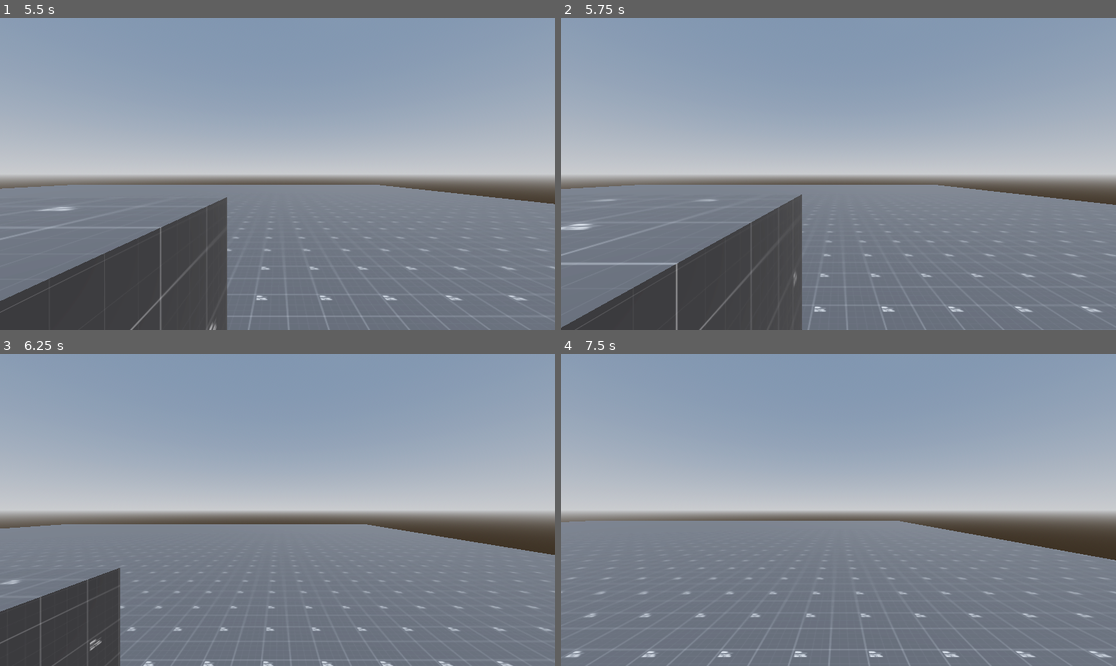
Above: before the commit, frames 1-4 (two rows, left to right).
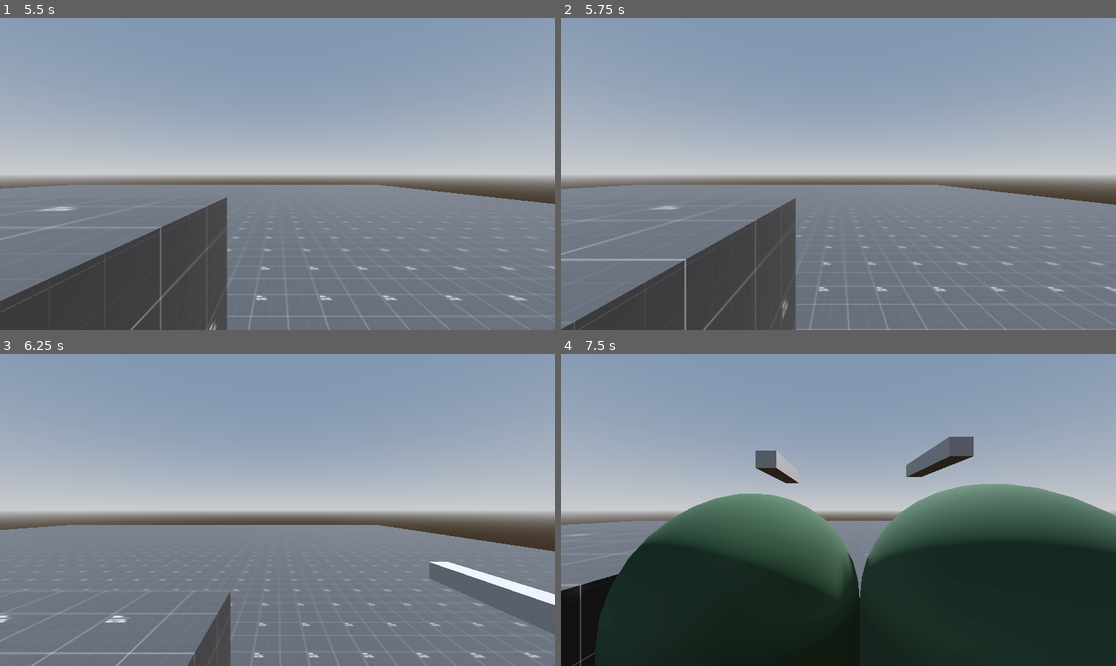
Above: after the commit, the same moments.

Repository: Dr-Sirius/Echo-gmtkJam25
Game: Godot game, scene res://test.tscn
Two runs of this game, one before a commit and one after it. Both use one fixed random seed, a clock stepped at 60 frames per second and the inputs below. The project has no main scene, so this scene is started directly.
Inputs (mouse positions are in pixels of both pictures, inside the frame that each line leads up to):
- Up to frame 1 (5.5 s): tap Enter at 0.5 s; move the mouse to (399, 158) at 0.52 s; hold D (move_right) 0.53-1.28 s; tap R (record) at 0.6, 1.55, 2.85, 4.35 s; tap Space (jump) at 0.77, 1.52, 3.02, 3.77, 4.52 s; tap Q (test_plat, bound only after the commit) at 0.8, 1.35, 2.3, 3.6, 5.1 s; move the mouse to (166, 189) at 1.27 s; hold S (move_back) 1.28-2.03 s; move the mouse to (333, 105) at 2.02 s; hold D (move_right) 2.03-2.78 s; hold Shift (move_sprint) 2.03-2.78 s; move the mouse to (249, 236) at 2.77 s; hold W (move_forward) 2.78-3.53 s; move the mouse to (444, 220) at 3.52 s; hold A (move_left) 3.53-5.03 s; move the mouse to (111, 127) at 4.27 s; move the mouse to (305, 174) at 5.02 s; hold S (move_back) from 5.03 s (still down)
- Up to frame 2 (5.75 s): keep holding S (move_back)
- Up to frame 3 (6.25 s): move the mouse to (194, 432) at 5.77 s; release S (move_back) at 5.78 s; hold D (move_right) from 5.78 s (still down); tap Shift (move_sprint) at 5.85 s; tap Space (jump) at 6.02 s; tap R (record) at 6.05 s
- Up to frame 4 (7.5 s): move the mouse to (960, 494) at 6.52 s; release D (move_right) at 6.53 s; hold W (move_forward) 6.53-7.28 s; tap R (record) at 6.6 s; tap Space (jump) at 6.77 s; tap Q (test_plat, bound only after the commit) at 6.8, 7.35 s; move the mouse to (727, 525) at 7.27 s; hold D (move_right) from 7.28 s (still down)

Frame 1 is identical in both runs. In frame 2, 2.2% of the frame differs, in the area x 0-100%, y 53-100%; in frame 3, 9.8%; in frame 4, 49%, in the area x 0-100%, y 26-100%.
Error before the commit: Invalid access to property or key 'current_scene' on a base object of type 'null instance'. (res://PlayerEchoManager.gd:47)

Commit message:
Fixed echo - abstracted out PlayerEchoManager to echo.gd & EchoData class

Diff:
--- /dev/null
+++ b/EchoData.gd
@@ -0,0 +1,6 @@
+class_name EchoData extends Resource
+
+@export var pos : Array[Vector3]
+@export var rot : Array[Vector3]
+@export var velocity : Array[Vector3]
+@export var iteration: int = 0
--- a/PlayerEchoManager.gd
+++ b/PlayerEchoManager.gd
@@ -6,56 +6,34 @@
 var isRecording: bool = false
 
 
-var echoes: Array[EchoRecording]
-
-var current_echo: EchoRecording
-
+var current_echo: EchoData
 
 func _physics_process(delta: float) -> void:
-	record()
-
-func record():
 
 	if !isRecording:
 		if Input.is_action_just_pressed("record"):
-			print("record")
-			isRecording = !isRecording
-			var new_echo = Echo_file.instantiate()
-			var new_echo_rec: EchoRecording = EchoRecording.new(player.global_position,new_echo)
-			current_echo = new_echo_rec
+			print("start record")
+			var new_echo_data = EchoData.new()
+			new_echo_data.pos.append(player.global_position)
+			new_echo_data.rot.append(player.global_rotation)
+			new_echo_data.velocity.append(player.velocity)
+			current_echo = new_echo_data
 
-			echoes.append(new_echo_rec)
+			isRecording = true
+
+
 	else:
-		print(current_echo.positions)
 		if Input.is_action_just_pressed("record"):
 			print("stop record")
-			isRecording = !isRecording
-			add_child(current_echo.echo)
-			current_echo.LoopPos()
+			isRecording = false
+			var new_echo = Echo_file.instantiate()
+
+			new_echo.echo_data = current_echo
+			add_child(new_echo)
+			new_echo.global_position = current_echo.pos[0]
+			current_echo = null
 		else:
-			current_echo.AddPos(player.global_position)
 
-class EchoRecording extends Node:
-	var positions: Array[Vector3]
-	var echo: Echo
-	var timer: Timer
-
-	func _init(pos: Vector3,echo: Echo) -> void:
-		self.positions = [pos]
-		self.echo = echo
-		self.timer = Timer.new()
-		get_tree().current_scene.add_child(timer)
-
-
-
-	func AddPos(pos: Vector3) -> void:
-		self.positions.append(pos)
-
-	func SetPos(pos: Vector3) -> void:
-		self.echo.global_position = pos
-
-	func LoopPos() -> void:
-		for p in positions:
-			self.SetPos(p)
-			self.timer.start(1)
-			await self.timer.timeout
+			current_echo.pos.append(player.global_position)
+			current_echo.rot.append(player.global_rotation)
+			current_echo.velocity.append(player.velocity)
--- a/echo.gd
+++ b/echo.gd
@@ -1 +1,29 @@
 class_name Echo extends CharacterBody3D
+
+@export var echo_data: EchoData
+
+@export var isReplaying: bool = false
+
+func _ready() -> void:
+	if echo_data != null:
+		isReplaying = true
+
+func _physics_process(delta: float) -> void:
+	if isReplaying:
+		replay_echo()
+	move_and_slide()
+
+func replay_echo():
+	print(echo_data.iteration)
+
+
+	if echo_data.iteration == len(echo_data.pos):
+		echo_data.iteration = 0
+		isReplaying = false
+		velocity = Vector3.ZERO
+		return
+	#global_position = echo_data.pos[echo_data.iteration]
+	global_rotation = echo_data.rot[echo_data.iteration]
+	velocity = echo_data.velocity[echo_data.iteration]
+	echo_data.iteration += 1
+	return
--- a/echo.tscn
+++ b/echo.tscn
@@ -10,6 +10,8 @@
 
 [sub_resource type="CapsuleShape3D" id="CapsuleShape3D_yymxn"]
 
+[sub_resource type="BoxMesh" id="BoxMesh_3llff"]
+
 [node name="Echo" type="CharacterBody3D"]
 script = ExtResource("1_yymxn")
 
@@ -18,3 +20,7 @@
 
 [node name="CollisionShape3D" type="CollisionShape3D" parent="."]
 shape = SubResource("CapsuleShape3D_yymxn")
+
+[node name="MeshInstance3D2" type="MeshInstance3D" parent="."]
+transform = Transform3D(-2.73196e-08, 0, 0.115, 0, 0.095, 0, -0.625, 0, -5.02681e-09, 0, 1.2, -0.45)
+mesh = SubResource("BoxMesh_3llff")
--- a/project.godot
+++ b/project.godot
@@ -59,3 +59,8 @@
 "events": [Object(InputEventKey,"resource_local_to_scene":false,"resource_name":"","device":-1,"window_id":0,"alt_press …(192 unchanged characters)…
 ]
 }
+test_plat={
+"deadzone": 0.2,
+"events": [Object(InputEventKey,"resource_local_to_scene":false,"resource_name":"","device":-1,"window_id":0,"alt_pressed":false,"shift_pressed":false,"ctrl_pressed":false,"meta_pressed":false,"pressed":false,"keycode":0,"physical_keycode":81,"key_label":0,"unicode":113,"location":0,"echo":false,"script":null)
+]
+}
--- a/test.tscn
+++ b/test.tscn
@@ -1,9 +1,10 @@
-[gd_scene load_steps=12 format=3 uid="uid://bl8g76fg8yr3q"]
+[gd_scene load_steps=13 format=3 uid="uid://bl8g76fg8yr3q"]
 
 [ext_resource type="Script" uid="uid://8ysjdhpswr3w" path="res://PlayerEchoManager.gd" id="1_ehkex"]
 [ext_resource type="Material" uid="uid://c4urka6ybrmhm" path="res://addons/kenney_prototype_tools/materials/dark/material_13.tres" id="4_00tp4"]
 [ext_resource type="Material" uid="uid://cg0b401okvr4w" path="res://addons/kenney_prototype_tools/materials/light/material_08.tres" id="5_77dp3"]
 [ext_resource type="Material" uid="uid://d0gmvf62uyhd0" path="res://addons/kenney_prototype_tools/materials/red/material_01.tres" id="6_5tkv4"]
+[ext_resource type="Script" uid="uid://ds1xkmbtgrjrq" path="res://test_plat.gd" id="6_xersf"]
 [ext_resource type="Material" uid="uid://ddal25jay8fq1" path="res://addons/kenney_prototype_tools/materials/purple/material_01.tres" id="7_0m0f1"]
 [ext_resource type="PackedScene" uid="uid://c6y8kgf8xcp2" path="res://scenes/player.tscn" id="7_vbegm"]
 [ext_resource type="Material" uid="uid://d0hicg0fjb7jg" path="res://addons/kenney_prototype_tools/materials/green/material_08.tres" id="8_b0q6j"]
@@ -70,10 +71,11 @@
 size = Vector3(10.4, 1.99182, 3.51826)
 
 [node name="CSGBox3D6" type="CSGBox3D" parent="Geometry"]
-transform = Transform3D(1, 0, 0, 0, 1, 0, 0, 0, 1, 0.6, 2.2, 11.2)
+transform = Transform3D(1, 0, 0, 0, 1, 0, 0, 0, 1, 0.6, -7.8, 11.2)
 material_override = ExtResource("7_0m0f1")
 use_collision = true
 size = Vector3(4.4, 4.8, 2.8)
+script = ExtResource("6_xersf")
 
 [node name="CSGBox3D7" type="CSGBox3D" parent="Geometry"]
 transform = Transform3D(1, 0, 0, 0, 1, 0, 0, 0, 1, -8.8, 0.9, 11.2)
--- /dev/null
+++ b/test_plat.gd
@@ -0,0 +1,6 @@
+extends CSGBox3D
+
+
+func _physics_process(delta: float) -> void:
+	if Input.is_action_just_pressed("test_plat"):
+		global_position.y += 10
Not shown, added: EchoData.gd.uid
Not shown: 1 places in echo.tscn that only renumber resources
Not shown, added: test_plat.gd.uid
